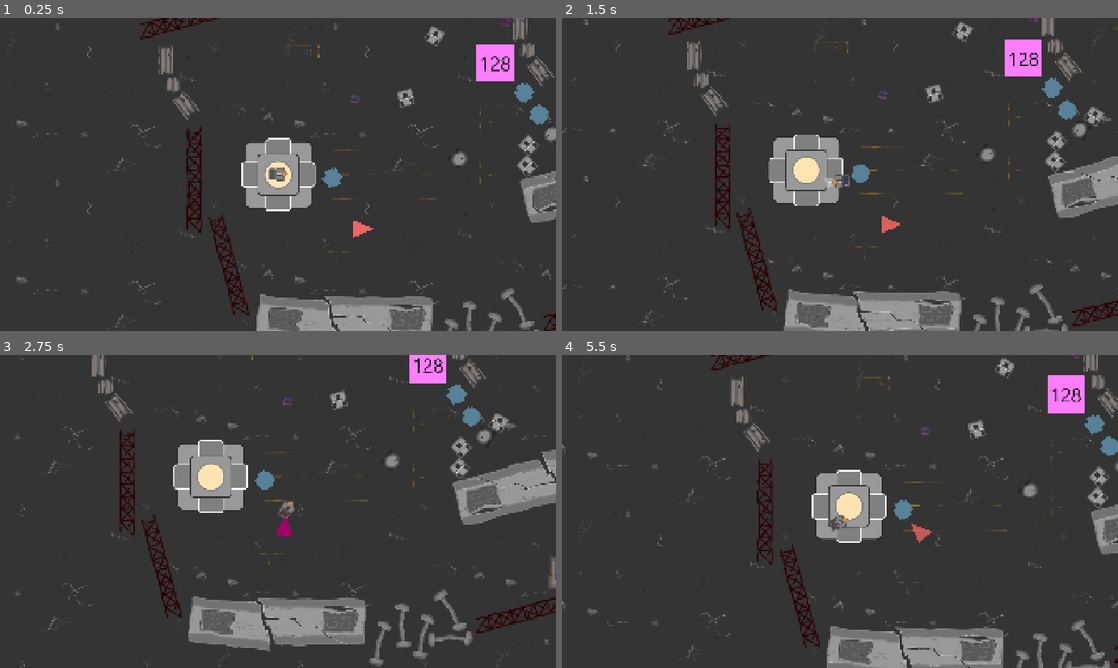
Above: before the commit, frames 1-4 (two rows, left to right).
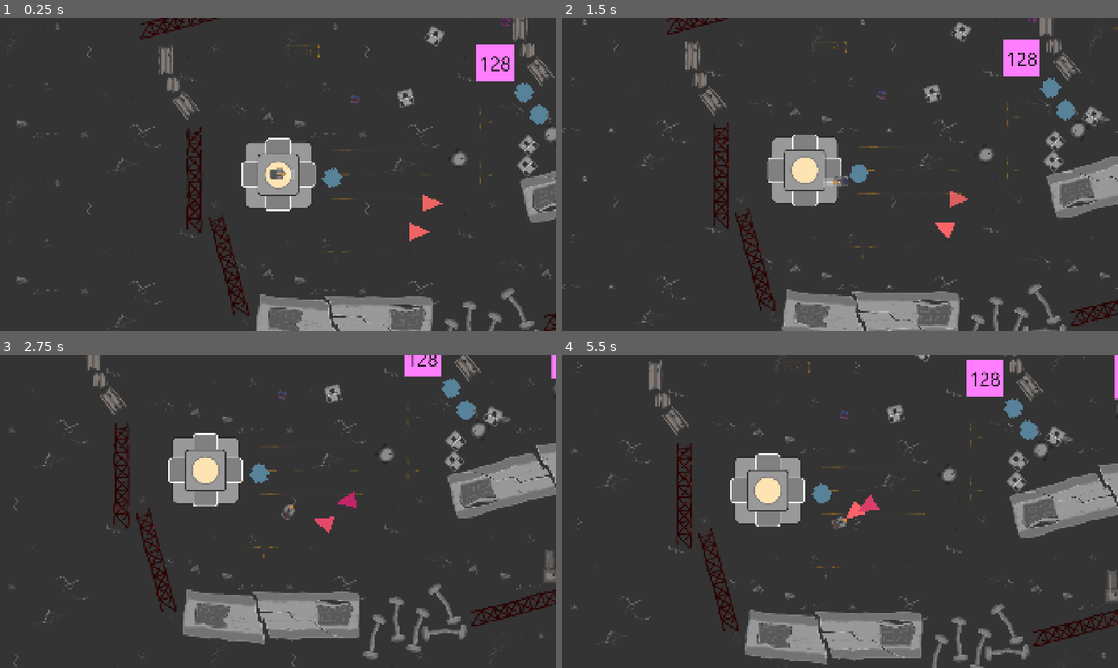
Above: after the commit, the same moments.

Repository: bohdankornienko/autema-game
Game: Godot game, scene res://main.tscn
The game is run twice, just before and just after one commit, with the same random seed, the same clock (stepped at 60 frames per second) and the same inputs.
Inputs (mouse positions are in pixels of both pictures, inside the frame that each line leads up to):
- Up to frame 1 (0.25 s): no input
- Up to frame 2 (1.5 s): tap Enter at 0.5 s; move the mouse to (962, 158) at 0.52 s; hold D (move_right) 0.53-1.28 s; tap Space (dash) at 0.6 s; move the mouse to (728, 190) at 1.27 s; hold S (move_down) from 1.28 s (still down); click (728, 190) at 1.35 s
- Up to frame 3 (2.75 s): move the mouse to (333, 442) at 2.02 s; release S (move_down) at 2.03 s; hold D (move_right) from 2.03 s (still down); tap Space (dash) at 2.1 s
- Up to frame 4 (5.5 s): move the mouse to (812, 574) at 2.77 s; release D (move_right) at 2.78 s; hold W (move_up) 2.78-3.53 s; click (812, 574) at 2.85 s; move the mouse to (1006, 558) at 3.52 s; hold A (move_left) 3.53-5.03 s; tap Space (dash) at 3.6, 5.1 s; move the mouse to (673, 464) at 4.27 s; click (673, 464) at 4.35 s; move the mouse to (867, 511) at 5.02 s; hold S (move_down) from 5.03 s (still down)

The runs differ from the first frame. In frame 1, 0.4% of the frame differs, in the area x 48-80%, y 47-72%; in frame 2, 5.2%; in frame 3, 14%; in frame 4, 23%, in the area x 0-100%, y 0-100%.

Commit message:
Enemy detecting player and states

Diff:
--- a/enemies/simple_robot_enemy.gd
+++ b/enemies/simple_robot_enemy.gd
@@ -4,6 +4,7 @@
 
 @onready var animation_tree: AnimationTree = $AnimationTree
 @onready var playback = animation_tree.get("parameters/StateMachine/playback") as AnimationNodeStateMachinePlayback
+@onready var ray_cast_2d: RayCast2D = $RayCast2D
 
 const SPEED = 60
 
@@ -35,3 +36,15 @@
             result = true
 
     return result
+
+func can_see_player() -> bool:
+    if not is_player_in_detection_range(): return false
+
+    var player: = get_player()
+    if player is not PlayerBot: return false
+
+    ray_cast_2d.target_position = to_local(player.global_position) # - global_position # TODO: does not work
+    ray_cast_2d.force_raycast_update()
+    var player_in_sight: = not ray_cast_2d.is_colliding()
+
+    return player_in_sight
--- a/enemies/simple_robot_enemy.tscn
+++ b/enemies/simple_robot_enemy.tscn
@@ -72,11 +72,11 @@
 
 [sub_resource type="AnimationNodeStateMachineTransition" id="AnimationNodeStateMachineTransition_bapan"]
 advance_mode = 2
-advance_expression = "is_player_in_detection_range()"
+advance_expression = "can_see_player()"
 
 [sub_resource type="AnimationNodeStateMachineTransition" id="AnimationNodeStateMachineTransition_5m3lh"]
 advance_mode = 2
-advance_expression = "not is_player_in_detection_range()"
+advance_expression = "not can_see_player()"
 
 [sub_resource type="AnimationNodeStateMachine" id="AnimationNodeStateMachine_bapan"]
 states/End/position = Vector2(915, 111)
@@ -86,18 +86,20 @@
 states/idle/node = SubResource("AnimationNodeAnimation_vqttb")
 states/idle/position = Vector2(532, 111)
 transitions = ["Start", "idle", SubResource("AnimationNodeStateMachineTransition_djl37"), "idle", "chase", SubResource("AnimationNodeStateMachineTransition_bapan"), "chase", "idle", SubResource("AnimationNodeStateMachineTransition_5m3lh")]
-graph_offset = Vector2(-201, -141)
+graph_offset = Vector2(-149, 81)
 
 [sub_resource type="AnimationNodeBlendTree" id="AnimationNodeBlendTree_5m3lh"]
-graph_offset = Vector2(-276.13055, 11.727169)
 nodes/output/position = Vector2(920, 60)
 nodes/StateMachine/node = SubResource("AnimationNodeStateMachine_bapan")
 nodes/StateMachine/position = Vector2(380, 100)
 node_connections = [&"output", 0, &"StateMachine"]
 
 [node name="SimpleRobotEnemy" type="CharacterBody2D"]
+collision_layer = 4
+collision_mask = 7
 motion_mode = 1
 script = ExtResource("1_djl37")
+detection_range = 400
 
 [node name="Polygon2D" type="Polygon2D" parent="."]
 rotation = 1.5707964
@@ -117,3 +119,6 @@
 tree_root = SubResource("AnimationNodeBlendTree_5m3lh")
 advance_expression_base_node = NodePath("..")
 anim_player = NodePath("../AnimationPlayer")
+
+[node name="RayCast2D" type="RayCast2D" parent="."]
+target_position = Vector2(0, 0)
--- a/machines/bot.tscn
+++ b/machines/bot.tscn
@@ -268,7 +268,8 @@
 node_connections = [&"output", 0, &"StateMachine"]
 
 [node name="Bot" type="CharacterBody2D" groups=["player"]]
-scale = Vector2(1.2, 1.2)
+collision_layer = 2
+collision_mask = 5
 motion_mode = 1
 script = ExtResource("1_kveao")
 
@@ -276,11 +277,11 @@
 shape = SubResource("CircleShape2D_kveao")
 
 [node name="MeleeAttackIndicator" type="ColorRect" parent="."]
-visible = false
-offset_left = 23.0
-offset_top = -14.0
-offset_right = 43.0
-offset_bottom = 14.0
+modulate = Color(1, 1, 1, 0.73333335)
+offset_left = 28.333332
+offset_top = -15.833332
+offset_right = 60.333332
+offset_bottom = 16.166668
 color = Color(1, 1, 1, 0.3254902)
 
 [node name="MeleeTimer" type="Timer" parent="."]
@@ -288,7 +289,7 @@
 
 [node name="MeleeShapeCast2D" type="ShapeCast2D" parent="."]
 shape = SubResource("CircleShape2D_stwbx")
-target_position = Vector2(31, 0)
+target_position = Vector2(45, 0.8333333)
 
 [node name="Sprite2D" type="Sprite2D" parent="."]
 texture = SubResource("AtlasTexture_stwbx")
--- a/main.tscn
+++ b/main.tscn
@@ -928,6 +928,9 @@
 position = Vector2(-960, -437)
 
 [node name="SimpleRobotEnemy" parent="." instance=ExtResource("25_0odxb")]
-position = Vector2(-1304, 1098)
+position = Vector2(-1109, 1108)
+
+[node name="SimpleRobotEnemy2" parent="." instance=ExtResource("25_0odxb")]
+position = Vector2(-1066, 1010)
 
 [connection signal="body_entered" from="TheCore" to="." method="_on_area_2d_body_entered"]
--- a/project.godot
+++ b/project.godot
@@ -58,6 +58,12 @@
 ]
 }
 
+[layer_names]
+
+2d_physics/layer_1="World"
+2d_physics/layer_2="Player"
+2d_physics/layer_3="Enemy"
+
 [rendering]
 
 environment/defaults/default_clear_color=Color(0.20392157, 0.20392157, 0.20392157, 1)
Binary file changed: assets/sprites/random-stuff.png
Not shown, changed: assets/sprites/random-stuff.kra
